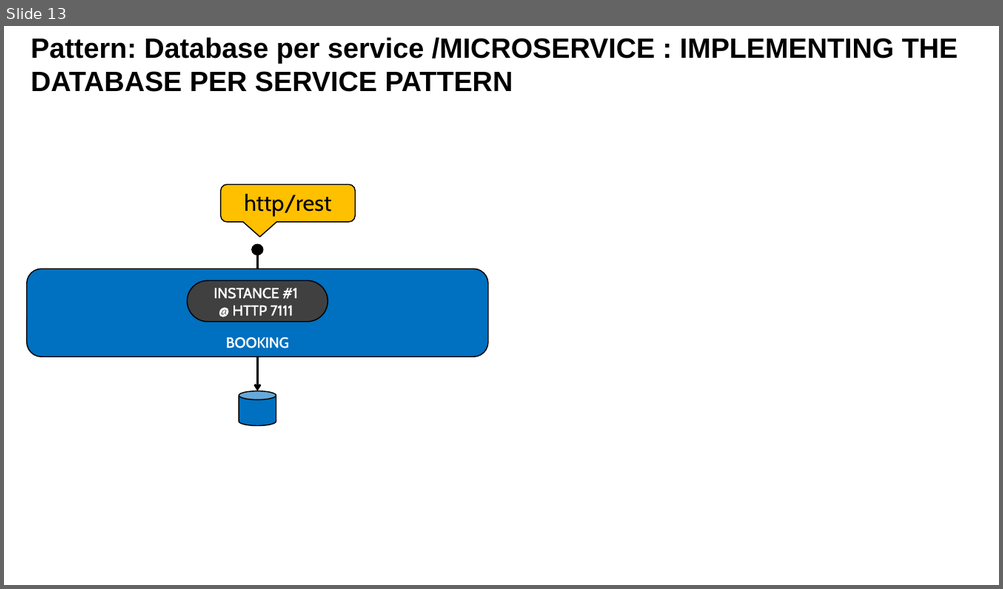
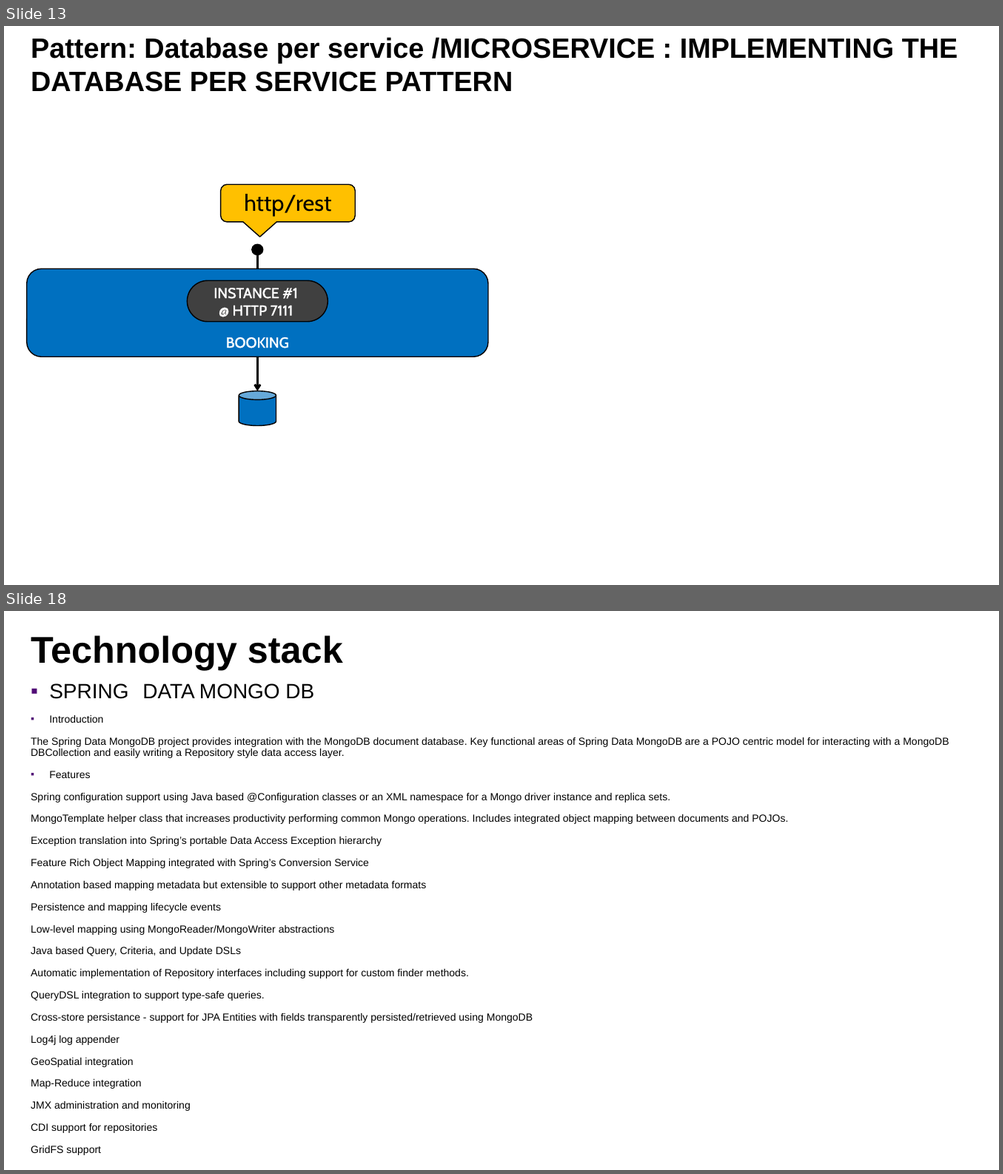
Before and after one commit to lbennardis/microS_code2016_DOCS, a slide deck: luigiBennardisMicroservices.pptx. Shown one above the other, each under a label of ours: slide 13 before the commit, slides 13 and 18 after it; the slides between them are not shown. The pictures are 1003x589 and 1003x1174 pixels, drawn with LibreOffice and Linux fonts; fonts in the diff are those of the drawing; background and template pictures are left out. Boxes give left, top, right and bottom in pixels: in the first picture for what was removed or moved away, otherwise in the second. Text is boxed around its words. In the diff, an @@ line names an element or a change of style, - is before the commit and + after.

```diff
--- a/luigiBennardisMicroservices.pptx
+++ b/luigiBennardisMicroservices.pptx
@@ slide 18 added at box(4, 611, 999, 1170), background picture (left out) @@
@@ title added at box(31, 635, 343, 670), 72 pt, text #000000, bold @@
+Technology stack
@@ text added at box(31, 684, 948, 1111), 20 pt, text #000000 @@
+▪ SPRING DATA MONGO DB
+▪ Introduction
+The Spring Data MongoDB project provides integration with the MongoDB document database. Key functional areas of Spring Data MongoDB are a POJO centric model for interacting with a MongoDB DBCollection and easily writing a Repository style data access layer.
+▪ Features
+Spring configuration support using Java based @Configuration classes or an XML namespace for a Mongo driver instance and replica sets.
+MongoTemplate helper class that increases productivity performing common Mongo operations. Includes integrated object mapping between documents and POJOs.
+Exception translation into Spring’s portable Data Access Exception hierarchy
+Feature Rich Object Mapping integrated with Spring’s Conversion Service
+Annotation based mapping metadata but extensible to support other metadata formats
+Persistence and mapping lifecycle events
+Low-level mapping using MongoReader/MongoWriter abstractions
+Java based Query, Criteria, and Update DSLs
+Automatic implementation of Repository interfaces including support for custom finder methods.
+QueryDSL integration to support type-safe queries.
+Cross-store persistance - support for JPA Entities with fields transparently persisted/retrieved using MongoDB
+Log4j log appender
+GeoSpatial integration
+Map-Reduce integration
+JMX administration and monitoring
+CDI support for repositories
+GridFS support
```
Also in this commit, not shown: 4 slides changed, 5 other slides added, 1 other file.
